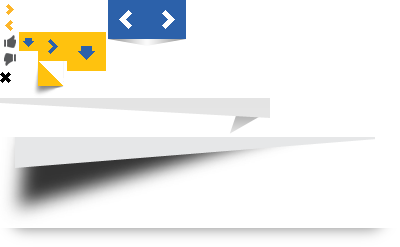
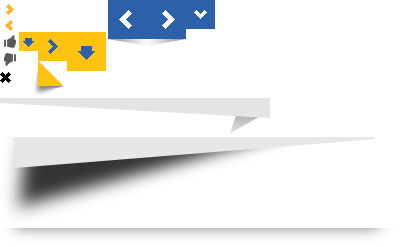
The second 400×247 image is a revision of the first. Changes to its layers:
added layer "Layer 44" above "Layer 43" over 186, 0, 215, 29
